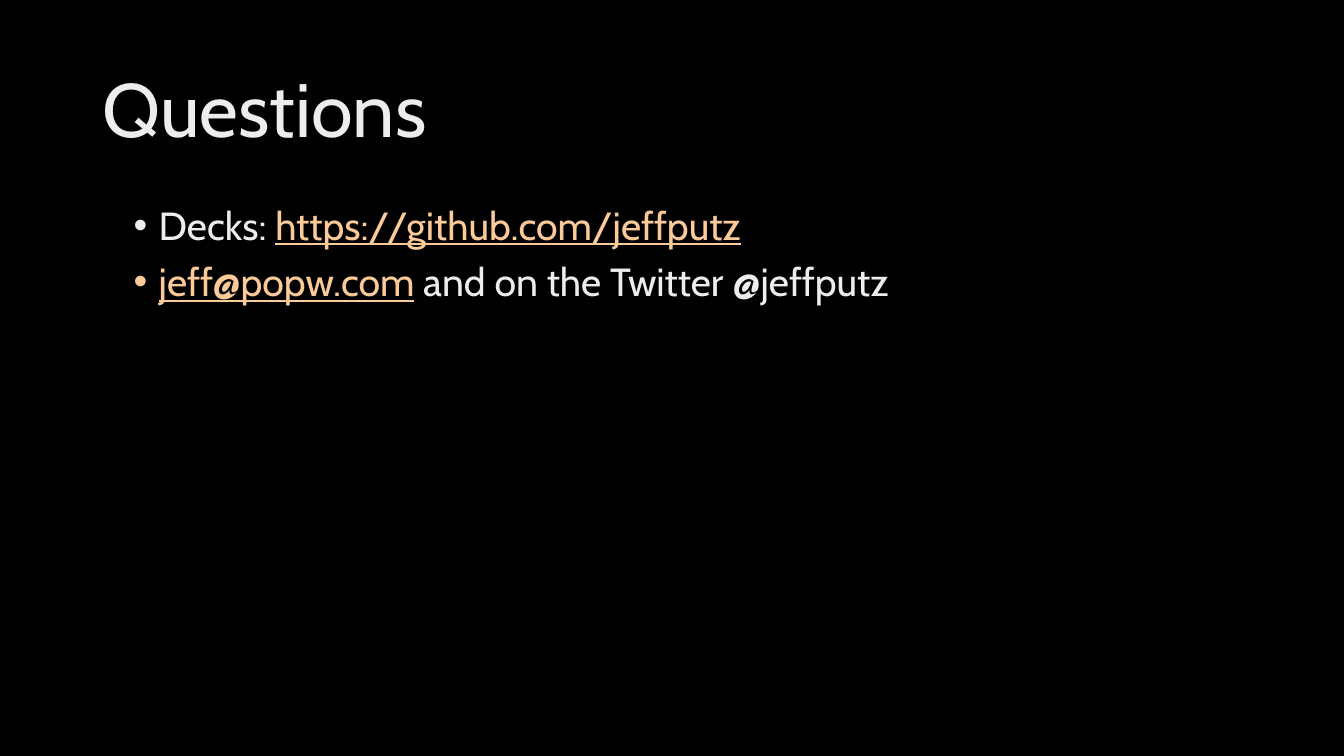
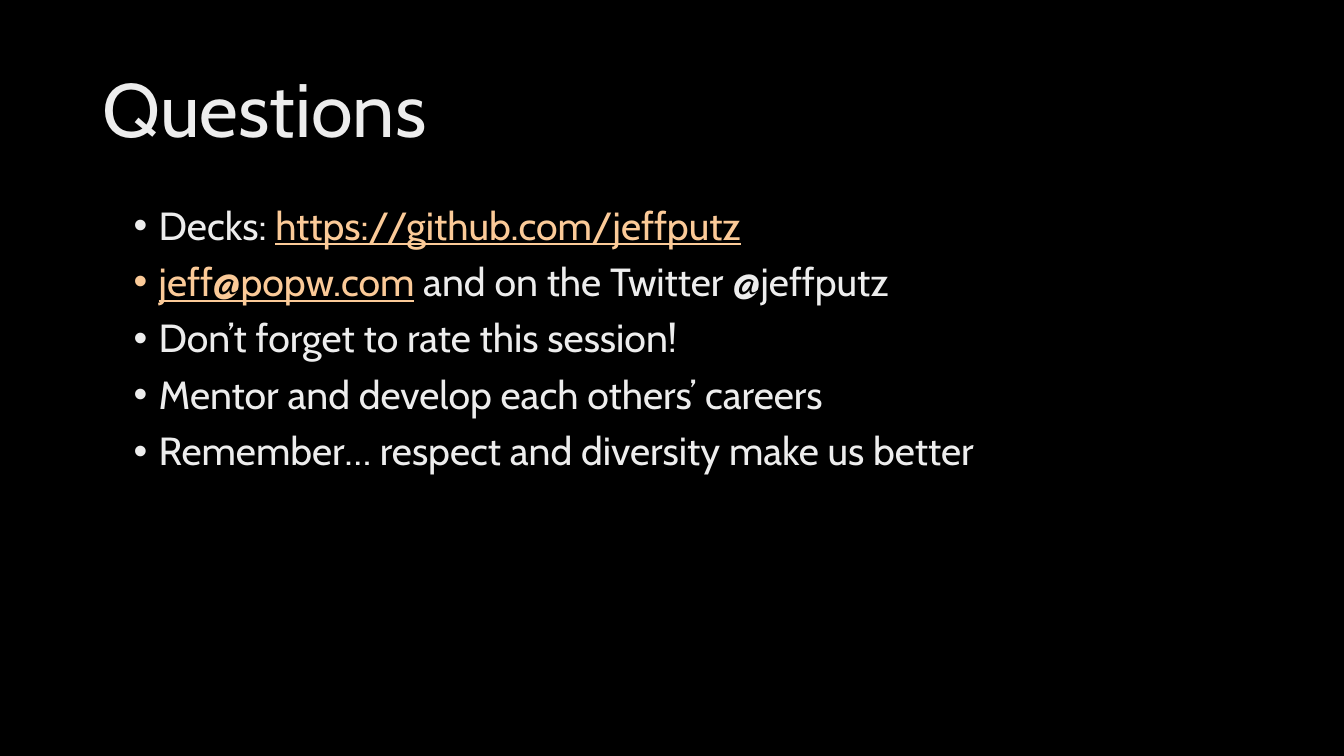
Before and after one commit to jeffputz/presentations, a slide deck: slide 17 of Architecture Without Data Drama.pptx (slide 14 before the commit). Drawn at 1344x756 pixels with LibreOffice and Linux fonts; fonts in the diff are those of the drawing; background and template pictures are left out. Boxes give left, top, right and bottom in pixels: in the first picture for what was removed or moved away, otherwise in the second. Text is boxed around its words. In the diff, an @@ line names an element or a change of style, - is before the commit and + after.

```diff
--- a/Architecture Without Data Drama.pptx
+++ b/Architecture Without Data Drama.pptx
@@ text at (x1=159, y1=322, x2=974, y2=475): paragraphs added @@
+• Don’t forget to rate this session!
+• Mentor and develop each others’ careers
+• Remember… respect and diversity make us better
```
Also in this commit, not shown: 5 other slides changed, 4 slides added, 1 slide removed.
